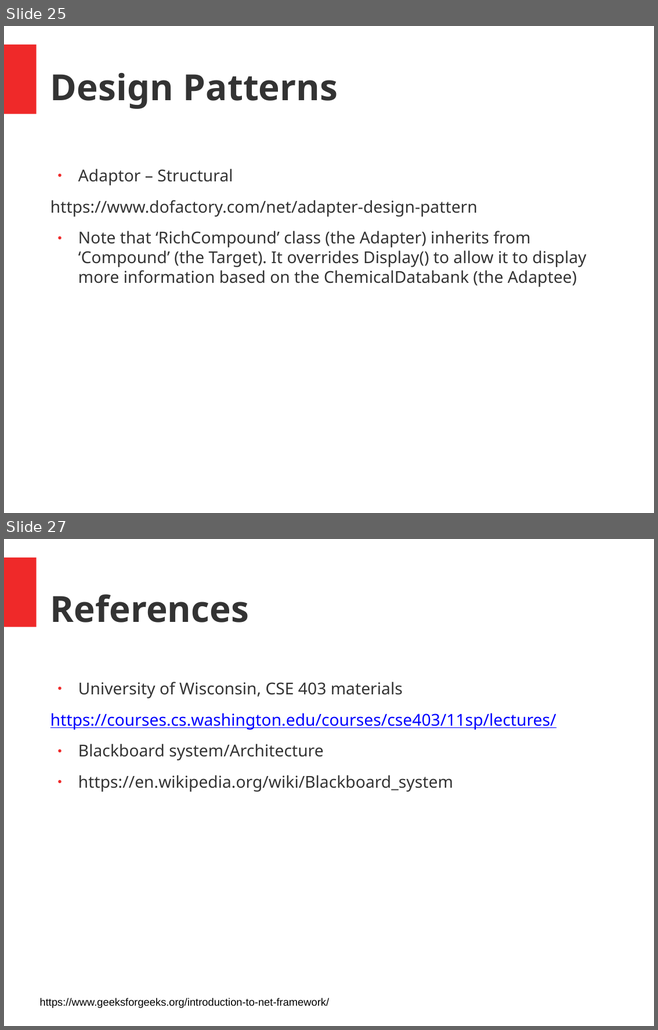
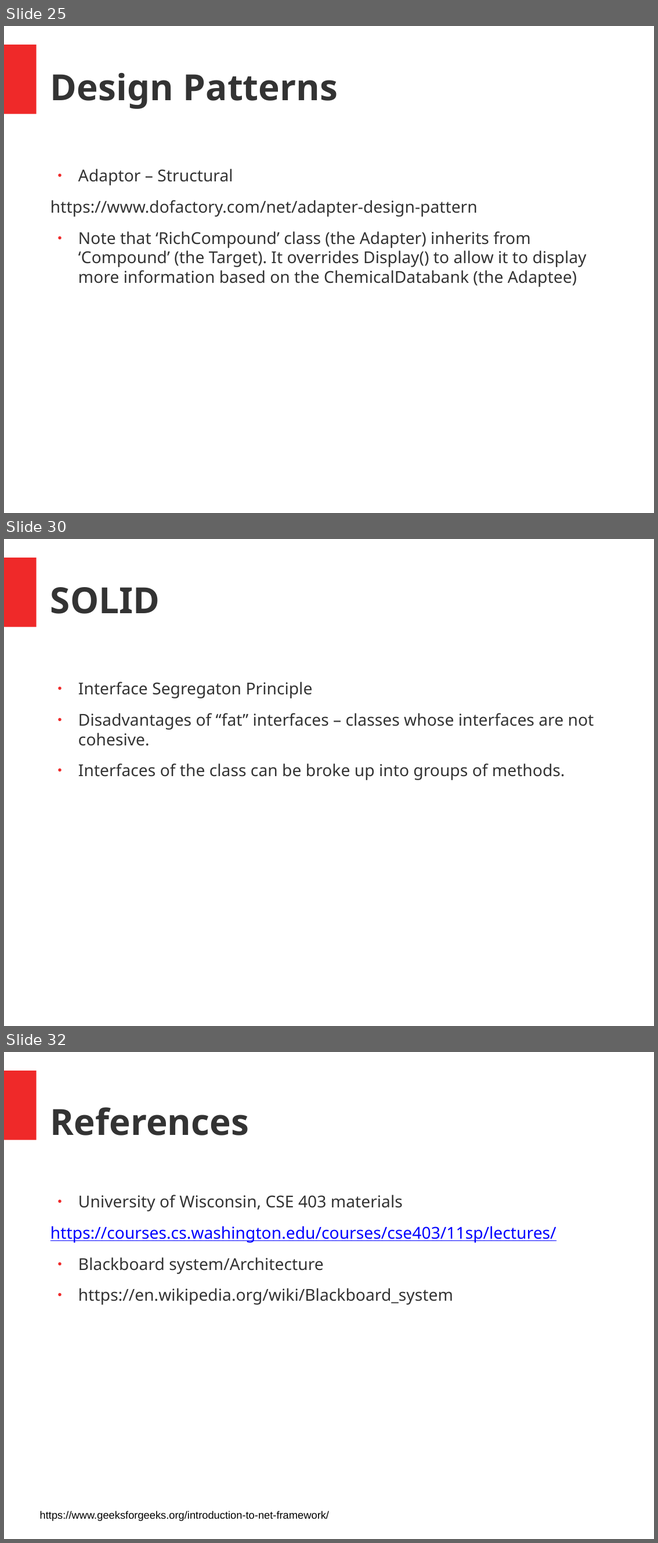
Before and after one commit to juschan/CSharp_ASPNET_Coaching, a slide deck: SE_Intro.pptx. Shown one above the other, each under a label of ours: slides 25 and 27 before the commit, slides 25, 30 and 32 after it; the slides between them are not shown. The pictures are 658x1030 and 658x1543 pixels, drawn with LibreOffice and Linux fonts; fonts in the diff are those of the drawing. Boxes give left, top, right and bottom in pixels: in the first picture for what was removed or moved away, otherwise in the second. Text is boxed around its words. In the diff, an @@ line names an element or a change of style, - is before the commit and + after.

Commit message:
Added details for SOLID

```diff
--- a/SE_Intro.pptx
+++ b/SE_Intro.pptx
@@ slide 30 added at <box>4,539,654,1026</box>, background #FFFFFF; not listed: 1 template element that a slide beside it also shows @@
@@ text added at <box>50,587,160,614</box>, 44 pt, text #333333, bold @@
+SOLID
@@ text added at <box>78,682,594,780</box>, 20 pt, text #333333 @@
+● Interface Segregaton Principle
+● Disadvantages of “fat” interfaces – classes whose interfaces are not cohesive.
+● Interfaces of the class can be broke up into groups of methods.
@@ what was slide 27 is now slide 32 @@
```
Also in this commit, not shown: 1 slide changed, 4 other slides added.
